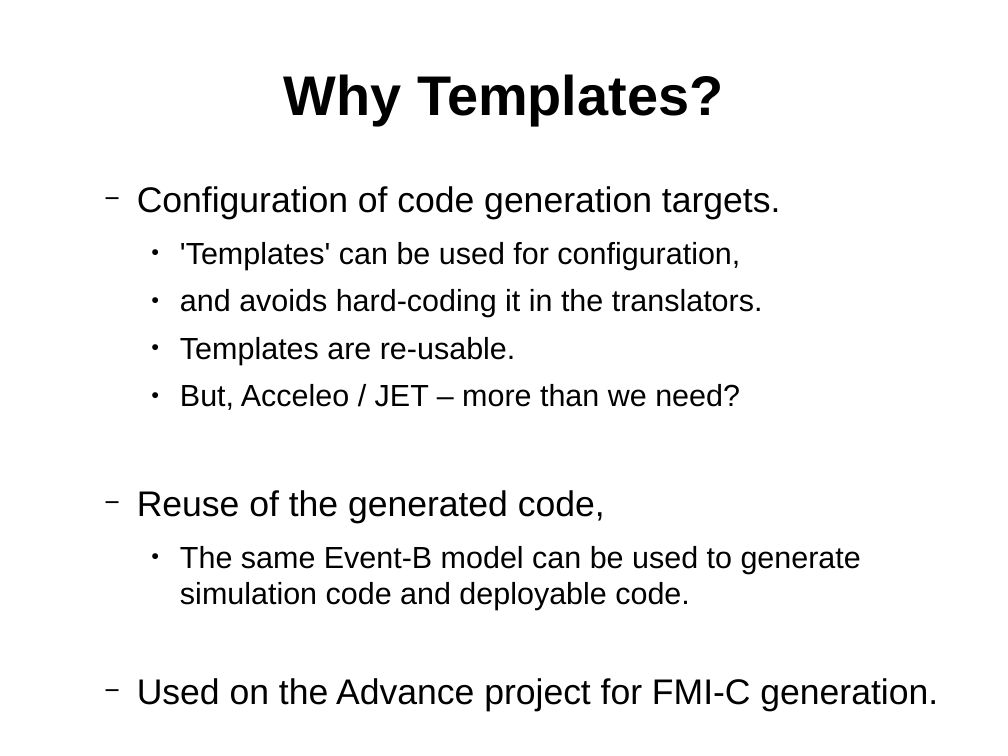
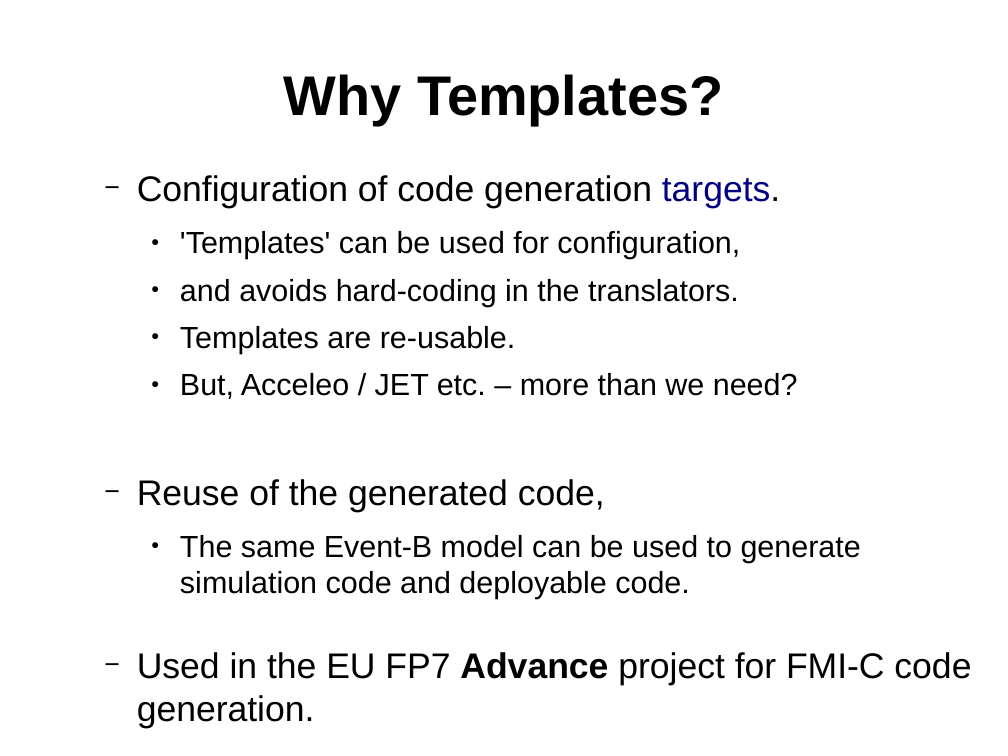
Before and after one commit to weetmuts/rodin-b-sharp-iUML_B_Utils, a slide deck: slide 4 of work/store/Writing/InterfaceTemplatesPaper(acceptedABZ2014)/presentation/templates.odp. Drawn at 1008x756 pixels with LibreOffice and Linux fonts; fonts in the diff are those of the drawing. Boxes give left, top, right and bottom in pixels: in the first picture for what was removed or moved away, otherwise in the second. Text is boxed around its words. In the diff, an @@ line names an element or a change of style, - is before the commit and + after.

```diff
--- a/work/store/Writing/InterfaceTemplatesPaper(acceptedABZ2014)/presentation/templates.odp
+++ b/work/store/Writing/InterfaceTemplatesPaper(acceptedABZ2014)/presentation/templates.odp
@@ text "Configuration of code generation targets.": place and size @@
-text "Configuration of code generation targets." at [137, 186, 938, 711]
+text "Configuration of code generation targets." at [137, 175, 971, 728]
@@ text at [137, 175, 780, 208]: text colour #000000 to #000080 in "targets." @@
@@ text at [180, 279, 739, 306]: text changed @@
-    ● and avoids hard-coding it in the translators.
+    ● and avoids hard-coding in the translators.
@@ text at [180, 373, 798, 399]: text changed @@
-    ● But, Acceleo / JET – more than we need?
+    ● But, Acceleo / JET etc. – more than we need?
@@ text at [137, 652, 971, 728]: text changed @@
-  − Used on the Advance project for FMI-C generation.
+  − Used in the EU FP7 Advance project for FMI-C code generation.
```
Also in this commit, not shown: 3 other slides changed, 1 slide added, 1 slide removed, 6 other files.
